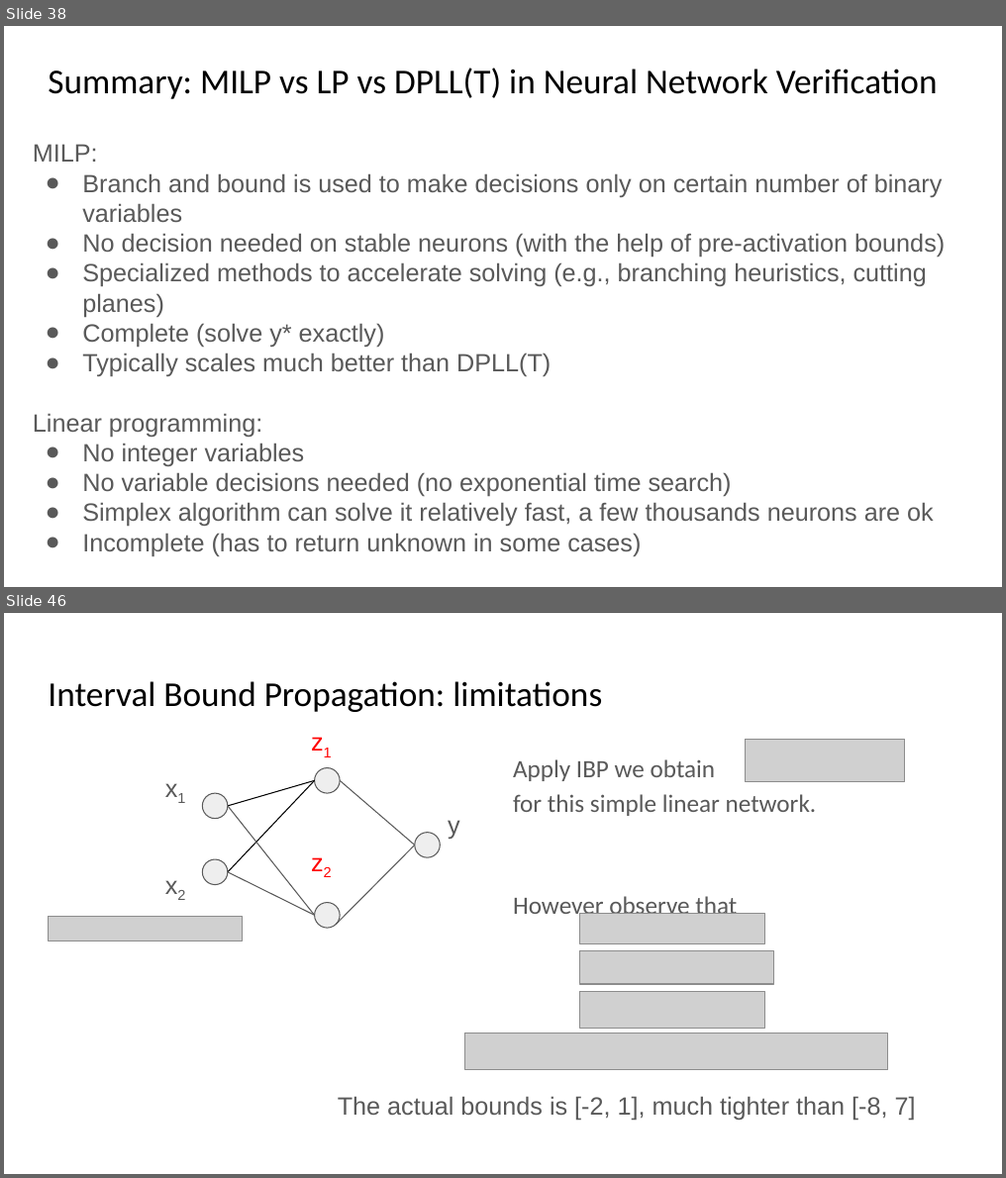
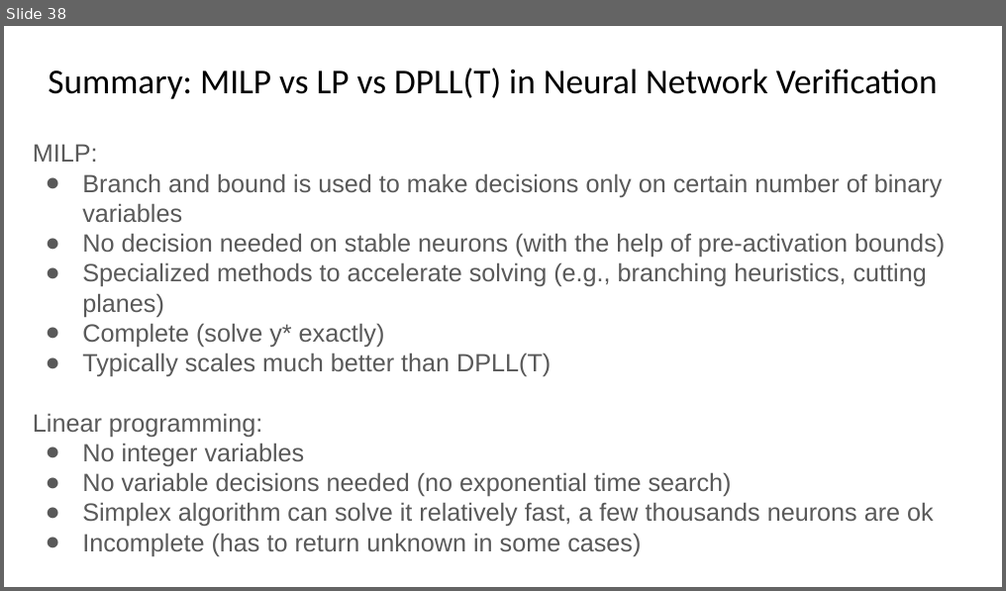
Before and after one commit to sayanmitracode/cpsbooksite, a slide deck: Slides/2025/L8_NNV_LPMIP_bounds.pptx. Shown one above the other, each under a label of ours: slides 38 and 46 before the commit, slide 38 after it; the slides between them are not shown. The pictures are 1006x1178 and 1006x591 pixels, drawn with LibreOffice and Linux fonts; fonts in the diff are those of the drawing; grey boxes stand for pictures. Boxes give left, top, right and bottom in pixels: in the first picture for what was removed or moved away, otherwise in the second. Text is boxed around its words. In the diff, an @@ line names an element or a change of style, - is before the commit and + after.

```diff
--- a/Slides/2025/L8_NNV_LPMIP_bounds.pptx
+++ b/Slides/2025/L8_NNV_LPMIP_bounds.pptx
@@ slide 46 removed at bbox=[4, 613, 1002, 1174], background #FFFFFF @@
@@ title removed at bbox=[48, 681, 602, 712] @@
-Interval Bound Propagation: limitations
@@ text removed at bbox=[301, 717, 372, 774] @@
-z1
@@ text removed at bbox=[513, 760, 817, 921] @@
-Apply IBP we obtain
-for this simple linear network.
-However observe that
@@ picture removed at bbox=[745, 739, 905, 781] @@
@@ line removed from (340, 780) to (414, 846) @@
@@ text removed at bbox=[448, 820, 460, 839] @@
-y
@@ text removed at bbox=[301, 837, 372, 894] @@
-z2
@@ line removed from (337, 924) to (414, 846) @@
@@ ellipse removed at bbox=[414, 833, 439, 858] @@
@@ group removed at bbox=[155, 762, 340, 928]: 4 ellipses, 4 lines, 2 texts @@
-x1
-x2
@@ picture removed at bbox=[48, 916, 242, 941] @@
@@ picture removed at bbox=[580, 913, 764, 944] @@
@@ picture removed at bbox=[580, 952, 773, 984] @@
@@ picture removed at bbox=[580, 991, 764, 1028] @@
@@ picture removed at bbox=[465, 1034, 888, 1071] @@
@@ text removed at bbox=[338, 1096, 916, 1120] @@
-The actual bounds is [-2, 1], much tighter than [-8, 7]
```
Also in this commit, not shown: 74 other slides removed, 3 other files.
